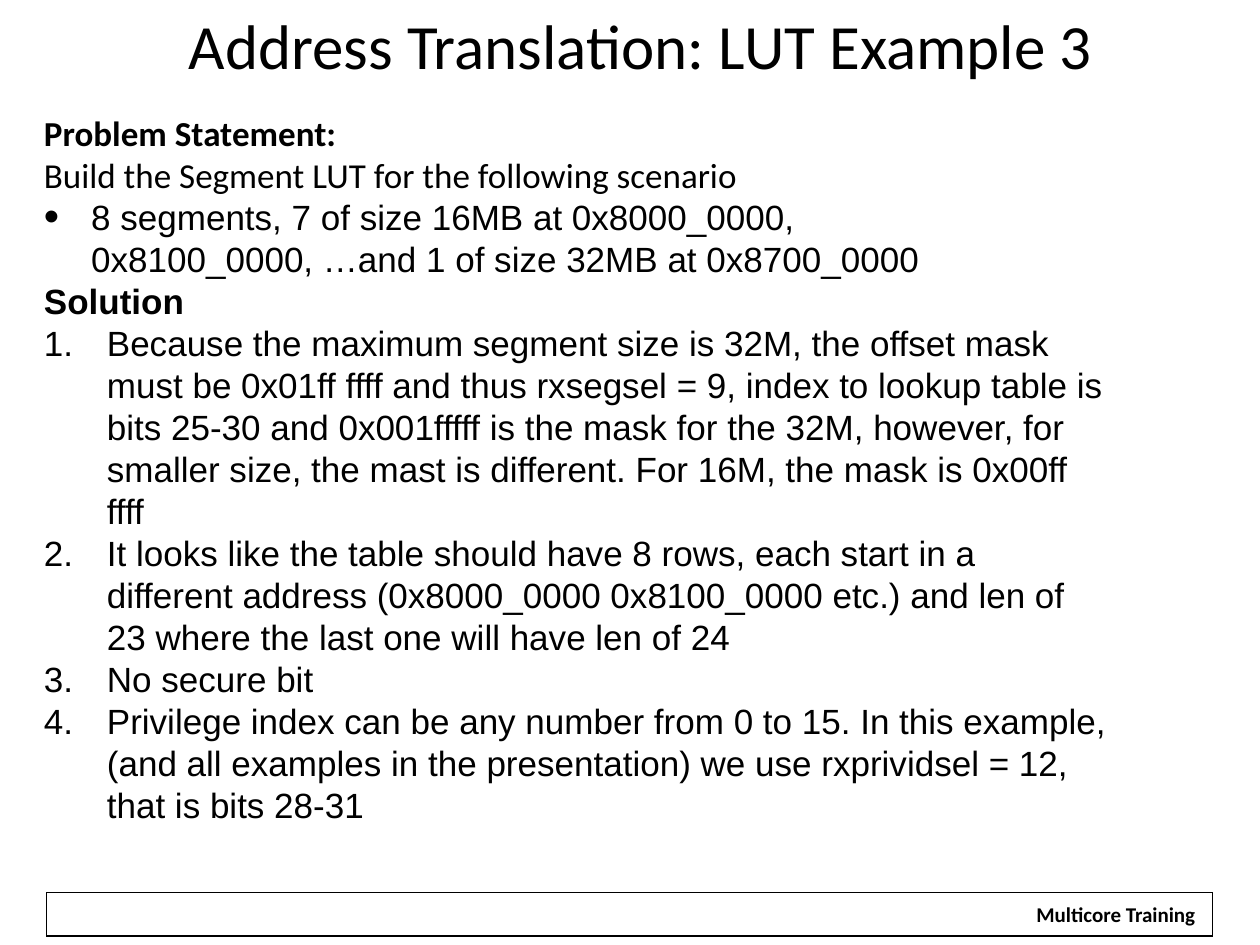
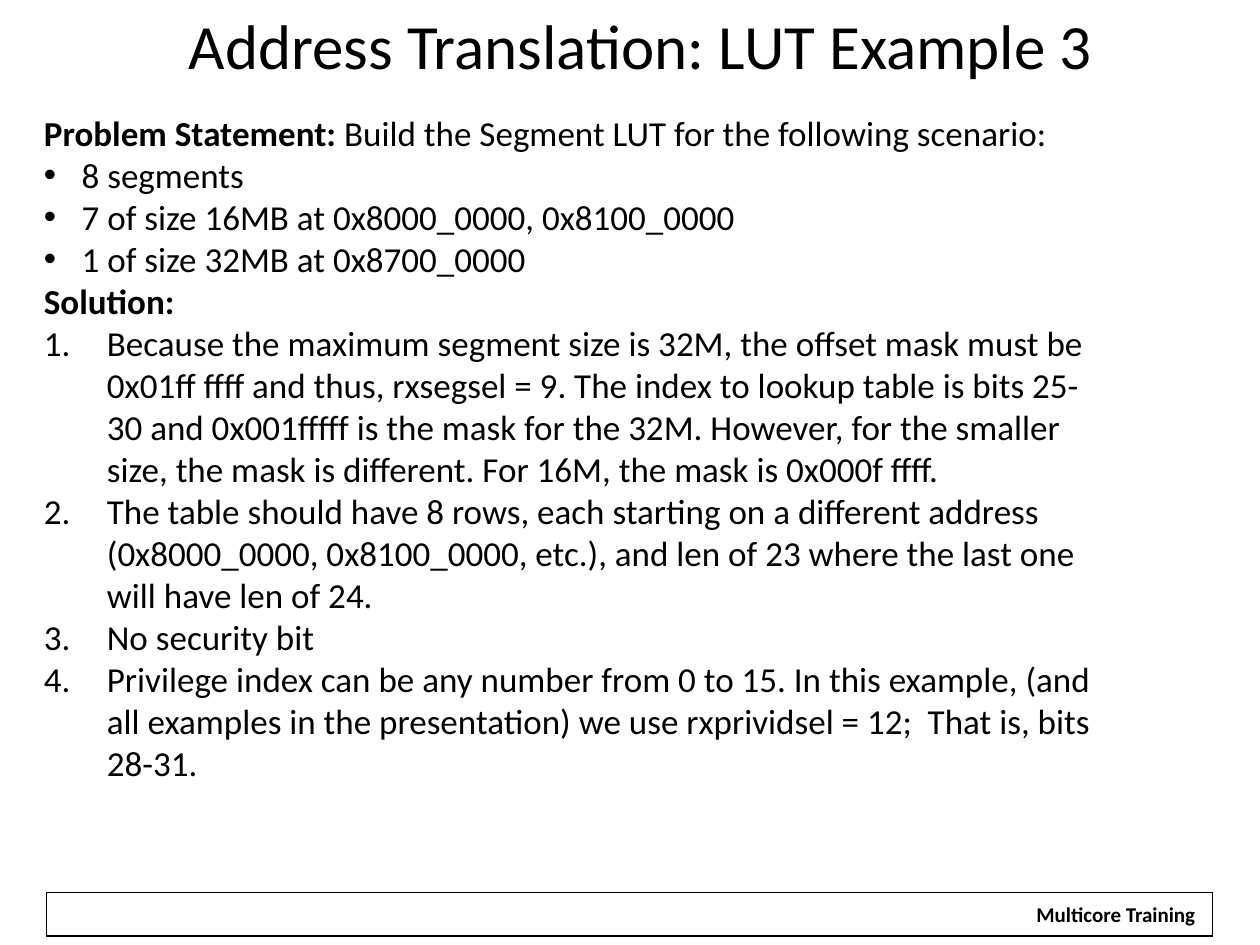
Before and after one commit to hari1989/keystone-workshop, a slide deck: slide 37 of slides/Intro to Hyperlink.pptx (slide 35 before the commit). Drawn at 1260x945 pixels with LibreOffice and Linux fonts; fonts in the diff are those of the drawing; background and template pictures are left out. Boxes give left, top, right and bottom in pixels: in the first picture for what was removed or moved away, otherwise in the second. Text is boxed around its words. In the diff, an @@ line names an element or a change of style, - is before the commit and + after.

```diff
--- a/slides/Intro to Hyperlink.pptx
+++ b/slides/Intro to Hyperlink.pptx
@@ text at [44,121,1090,777]: text changed; font Arial to Calibri @@
-Problem Statement:
-Build the Segment LUT for the following scenario
-• 8 segments, 7 of size 16MB at 0x8000_0000,
-  0x8100_0000, …and 1 of size 32MB at 0x8700_0000
-Solution
-1. Because the maximum segment size is 32M, the offset mask must be 0x01ff ffff and thus rxsegsel = 9, index to lookup table is bits 25-30 and 0x001fffff is the mask for the 32M, however, for smaller size, the mast is different. For 16M, the mask is 0x00ff ffff
-2. It looks like the table should have 8 rows, each start in a different address (0x8000_0000 0x8100_0000 etc.) and len of 23 where the last one will have len of 24
-3. No secure bit
-4. Privilege index can be any number from 0 to 15. In this example, (and all examples in the presentation) we use rxprividsel = 12, that is bits 28-31
+Problem Statement: Build the Segment LUT for the following scenario:
+• 8 segments
+• 7 of size 16MB at 0x8000_0000, 0x8100_0000
+• 1 of size 32MB at 0x8700_0000
+Solution:
+1. Because the maximum segment size is 32M, the offset mask must be 0x01ff ffff and thus, rxsegsel = 9. The index to lookup table is bits 25-30 and 0x001fffff is the mask for the 32M. However, for the smaller size, the mask is different. For 16M, the mask is 0x000f ffff.
+2. The table should have 8 rows, each starting on a different address (0x8000_0000, 0x8100_0000, etc.), and len of 23 where the last one will have len of 24.
+3. No security bit
+4. Privilege index can be any number from 0 to 15. In this example, (and all examples in the presentation) we use rxprividsel = 12; That is, bits 28-31.
```
Also in this commit, not shown: 45 other slides changed, 3 slides added, 1 slide removed.
